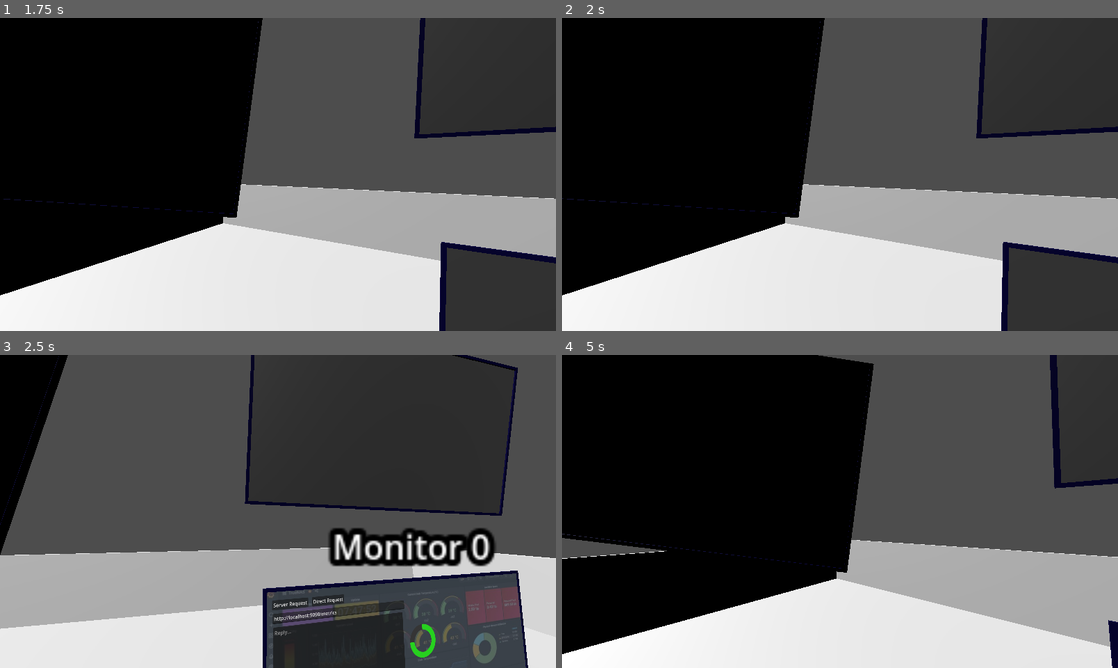
Above: before the commit, frames 1-4 (two rows, left to right).
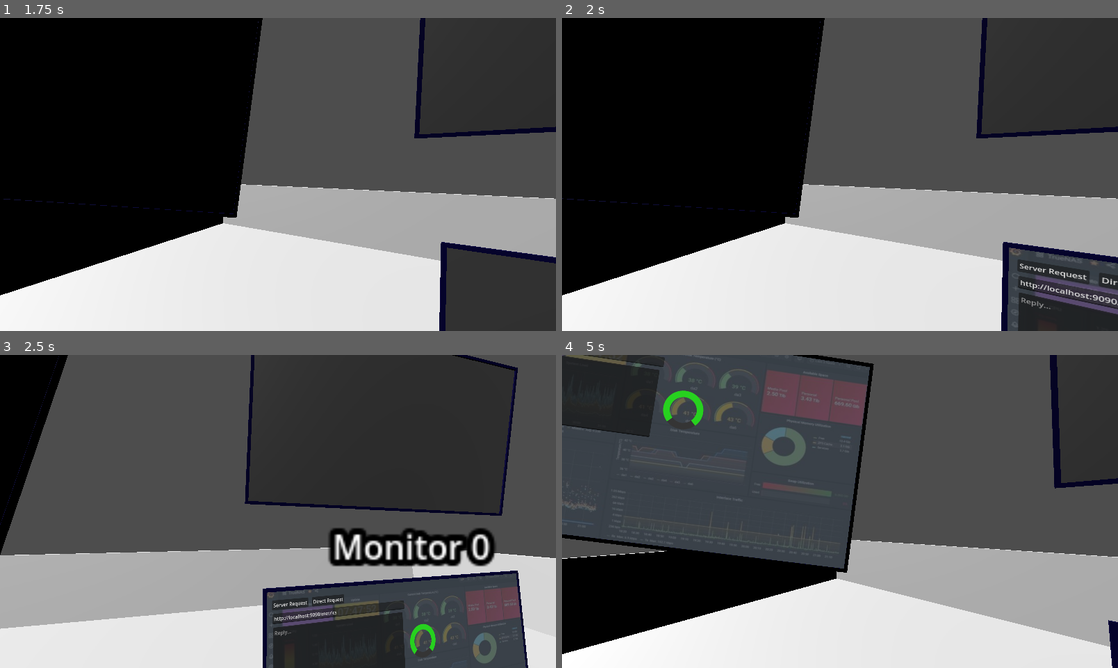
Above: after the commit, the same moments.

Repository: jeanmarc/webaccess
Game: Godot game, scene res://scenes/metrics_world.tscn
Same seed, same stepped clock (60 frames per second), same inputs: the game is played once before the commit and once after it. This scene is started directly instead of the project's main scene.
Inputs (mouse positions are in pixels of both pictures, inside the frame that each line leads up to):
- Up to frame 1 (1.75 s): tap Enter at 0.5 s; move the mouse to (305, 174) at 0.52 s; hold W (move_forward) from 0.53 s (still down); tap Shift at 0.6 s; tap Space (jump) at 0.77, 1.52 s; move the mouse to (250, 174) at 1.27 s; tap Alt at 1.35 s
- Up to frame 2 (2 s): keep holding W (move_forward)
- Up to frame 3 (2.5 s): keep holding W (move_forward); move the mouse to (289, 505) at 2.02 s; tap Shift at 2.1 s
- Up to frame 4 (5 s): keep holding W (move_forward); tap Space (jump) at 2.75, 3.02, 3.77, 4.52 s; move the mouse to (834, 517) at 2.77 s; tap Alt at 2.85, 4.35 s; move the mouse to (878, 514) at 3.52 s; tap Shift at 3.6 s; move the mouse to (795, 508) at 4.27 s

Frame 1 is identical in both runs. In frame 2, 1.2% of the frame differs, in the area x 80-100%, y 73-100%; in frame 3, 0.1%; in frame 4, 33%, in the area x 0-56%, y 0-69%.

Commit message:
Tweak start timer

Diff:
--- a/webapp/scenes/metrics_gui.tscn
+++ b/webapp/scenes/metrics_gui.tscn
@@ -67,12 +67,14 @@
 offset_bottom = 300.0
 max_value = 1.0
 step = 0.01
-value = 0.75
+value = 1.0
 fill_mode = 4
 texture_under = ExtResource("2_3eddn")
 texture_progress = ExtResource("2_3eddn")
 tint_under = Color(0.212305, 0.212305, 0.212305, 1)
 tint_progress = Color(0.160784, 0.819608, 0.129412, 1)
+radial_initial_angle = 225.0
+radial_fill_degrees = 270.0
 
 [node name="HTTPRequest" type="HTTPRequest" parent="."]
 
--- a/webapp/scripts/metrics_world.gd
+++ b/webapp/scripts/metrics_world.gd
@@ -5,7 +5,7 @@
 
 func _ready():
 	$Timer.timeout.connect(power_on_monitor)
-	$Timer.start(2)
+	$Timer.start(1)
 	pass
 
 func _input(event):
@@ -17,4 +17,4 @@
 	if next_panel < displays.size():
 		displays[next_panel].power_on("Monitor %s" % next_panel)
 		next_panel += 1
-		$Timer.start(2)
+		$Timer.start(1.75)
